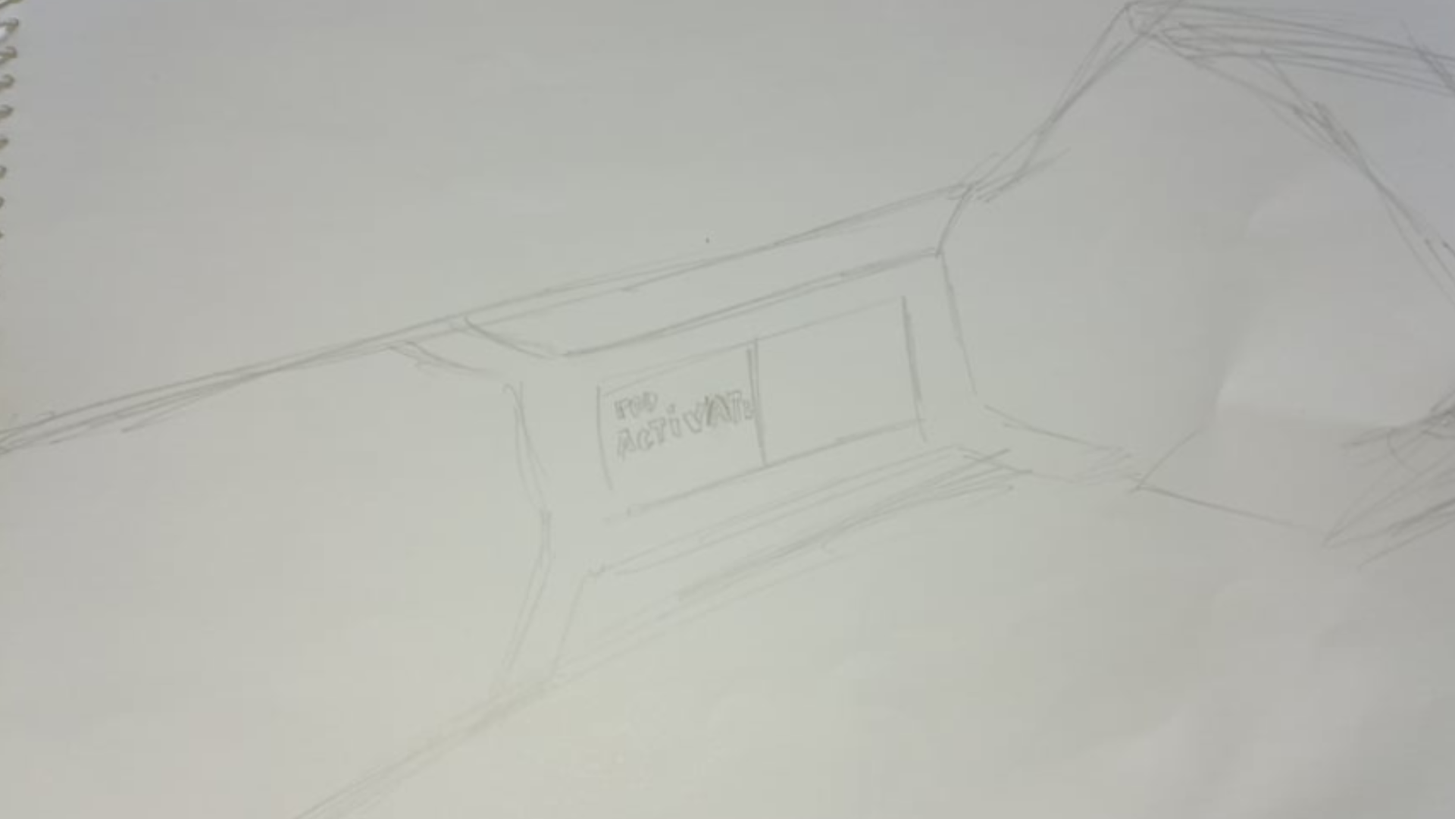
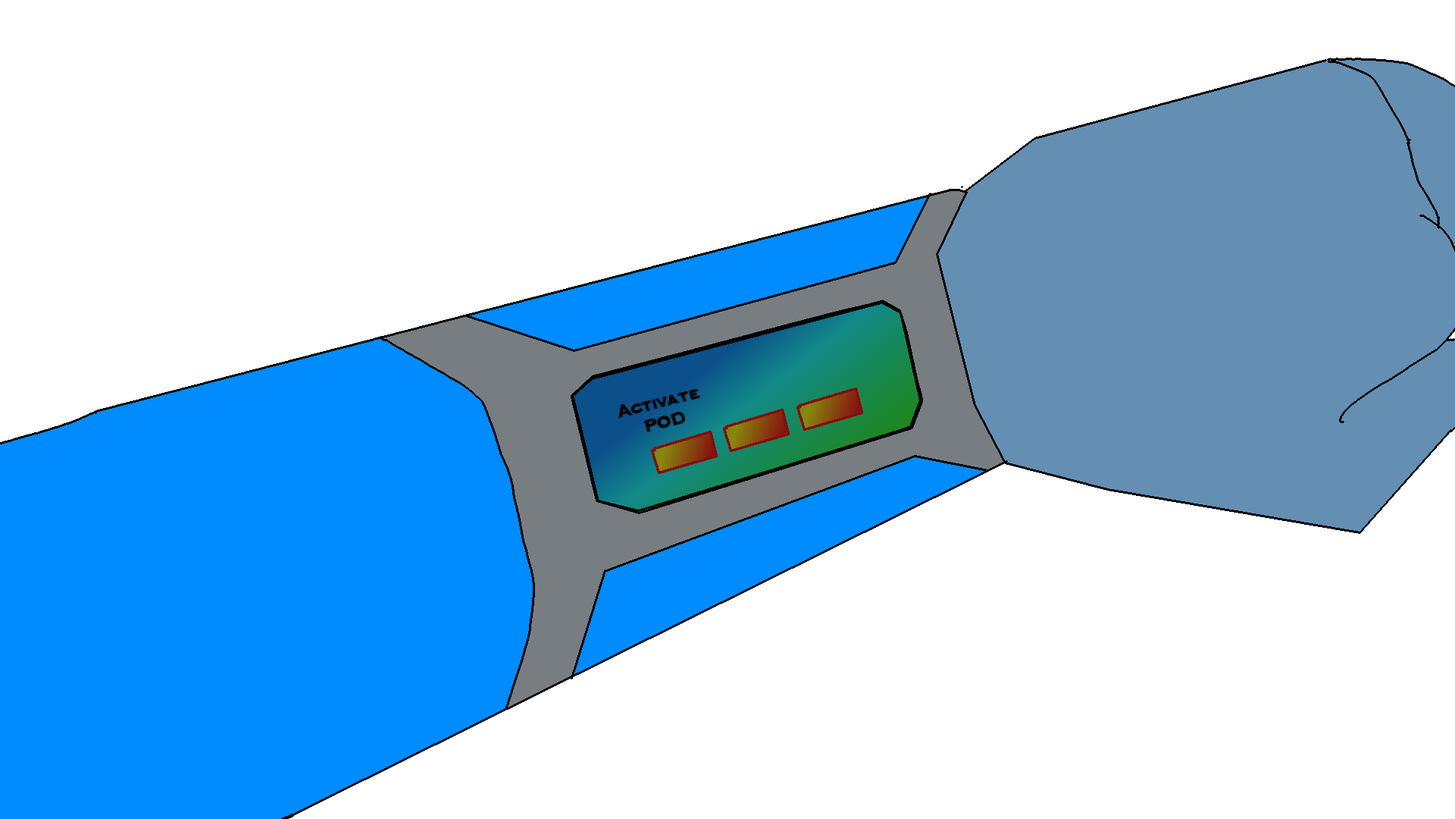
Two versions of the same layered image (1455x819). Layer-by-layer changes:
added layer "Activate ..." above "buttons copy #1" over [616, 387, 702, 433]
added layer "buttons copy #1" above "buttons copy" over [796, 387, 864, 431]
added layer "buttons copy" above "buttons" over [651, 430, 718, 474]
added layer "buttons" above "gradient" over [723, 408, 790, 452]
added layer "gradient" above "hand" over [573, 303, 920, 510]
added layer "hand" above "HandActivatePod.jpg copy" over [0, 57, 1455, 819]
hid "HandActivatePod.jpg copy" over [0, 0, 1455, 819]
